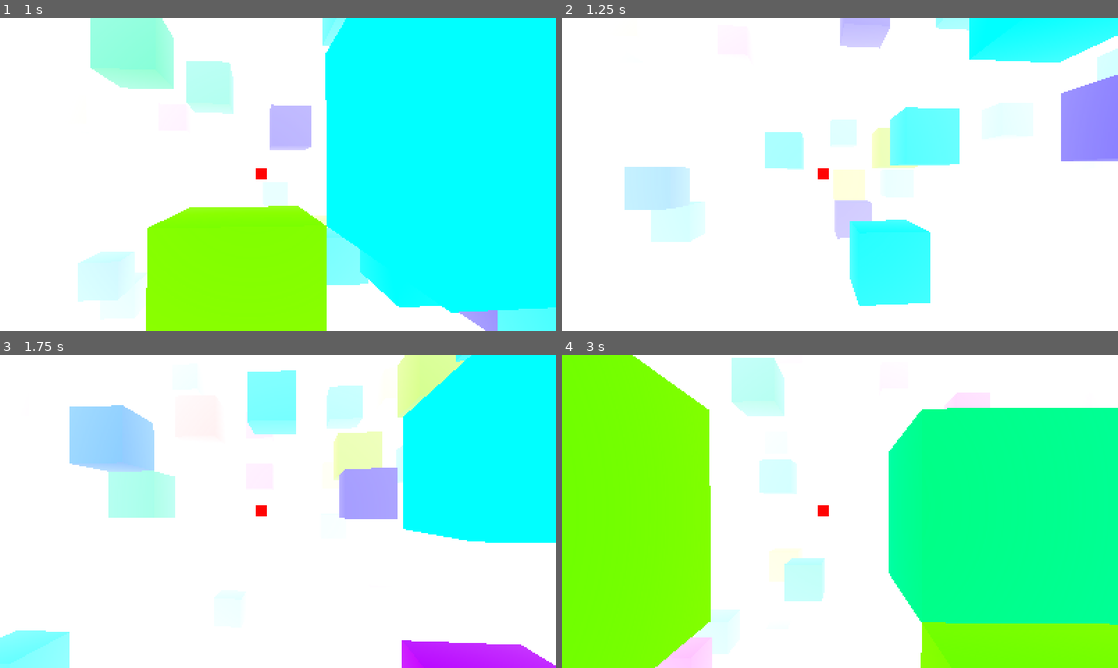
Above: before the commit, frames 1-4 (two rows, left to right).
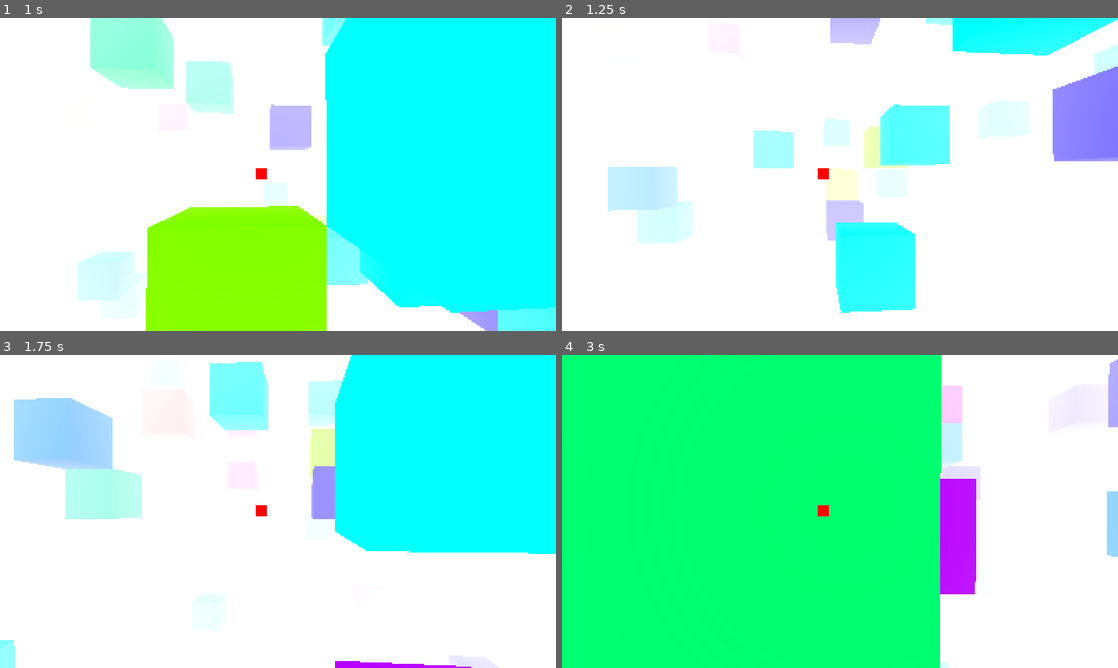
Above: after the commit, the same moments.

Repository: kurilluk/SkyHop-e-
Game: Godot game, scene res://sky/sky.tscn
The game is run twice, just before and just after one commit, with the same random seed, the same clock (stepped at 60 frames per second) and the same inputs.
Inputs (mouse positions are in pixels of both pictures, inside the frame that each line leads up to):
- Up to frame 1 (1 s): move the mouse to (305, 174) at 0.52 s; hold W (move_forward) from 0.53 s (still down); click (305, 174) at 0.6 s; tap Space (jump) at 0.77 s
- Up to frame 2 (1.25 s): keep holding W (move_forward)
- Up to frame 3 (1.75 s): keep holding W (move_forward); move the mouse to (250, 511) at 1.27 s; tap Shift (crouch) at 1.35 s; tap Space (jump) at 1.52 s
- Up to frame 4 (3 s): keep holding W (move_forward); move the mouse to (851, 505) at 2.02 s; tap Mouse wheel down (next_block) at 2.1 s; move the mouse to (834, 517) at 2.77 s; tap Middle mouse button (pick_block) at 2.85 s

Frame 1 is identical in both runs. In frame 2, 7.9% of the frame differs, in the area x 8-100%, y 0-95%; in frame 3, 23%; in frame 4, 94%, in the area x 0-100%, y 0-100%.

Commit message:
count in on the box - 3 seconds

Diff:
--- a/player/player.tscn
+++ b/player/player.tscn
@@ -4,8 +4,9 @@
 [ext_resource type="Texture2D" uid="uid://dhmb4d4sdsfff" path="res://world/textures/texture_sheet_colors.png" id="2_waeq6"]
 
 [sub_resource type="CylinderShape3D" id="1"]
+margin = 0.0
 height = 1.75
-radius = 0.45
+radius = 0.35
 
 [sub_resource type="CameraAttributesPractical" id="CameraAttributesPractical_jyixh"]
 
--- a/sky/box.gd
+++ b/sky/box.gd
@@ -4,9 +4,11 @@
 #@onready var _material = box_mesh.get_surface_override_material(0)
 
 var _type = "Jozko"
+var _active
 
 func _ready():
 	connect("body_entered", _on_body_entered)
+	_active = true
 
 
 
@@ -30,9 +32,21 @@
 	else:
 		box_mesh.set_surface_override_material(0, new_material) # Aplikuje materiál na mesh
 
+func count_down():
+	pass
+
 func _on_body_entered(body):
 	#print(body)
+	if not _active:
+		return
+
 	if body.is_in_group("player"):  # Uisti sa, že Player je v skupine "player"
-		#TODO ...body.is_on_ground
-		#print("Hráč vstúpil na: ", _type)
-		SignalManager.on_box_entered.emit(_type)  # Pošleme signál s menom boxu
+		var player = body as CharacterBody3D
+		if player and player.is_on_floor_only():
+			#print("on the floor")
+			#print("Hráč vstúpil na: ", _type)
+			SignalManager.on_box_entered.emit(_type)
+			_active = false  # Pošleme signál s menom boxu
+			await get_tree().create_timer(3).timeout
+			queue_free()
+			BgmManager.stop_box()
--- a/sky/sky.tscn
+++ b/sky/sky.tscn
@@ -14,7 +14,7 @@
 
 [sub_resource type="BoxMesh" id="BoxMesh_jjc38"]
 material = SubResource("ORMMaterial3D_7siya")
-size = Vector3(100, 1, 100)
+size = Vector3(300, 1, 300)
 
 [node name="Sky" type="Node3D"]
 script = ExtResource("1_lslv2")
